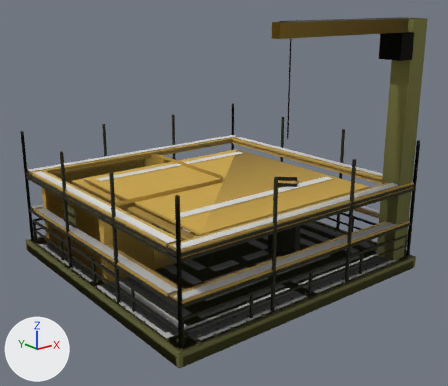
Renders of the glTF model assets/set_v5/meridian_radar_scaffolding.glb from each side of a commit.
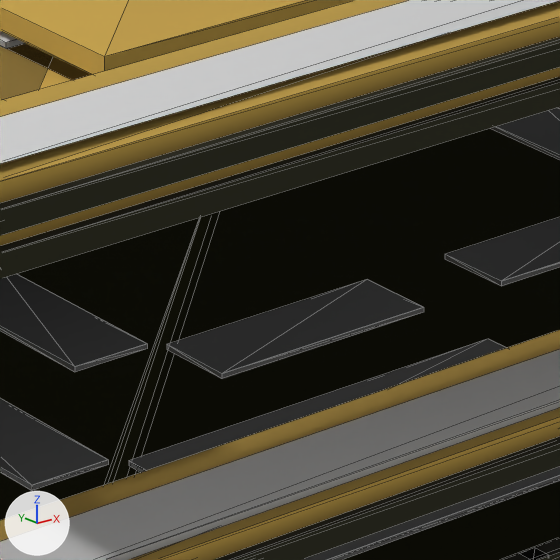
Each version is shown whole from a 50 mm camera at (-9.39, -12.16, 6.63) aimed at (-0.02, -0.45, 1.94), then close up on the part from 42% to 57% of the width and 59% to 76% of the height. Every picture has the same lights, and +X, +Y and +Z are marked at lower left. The last two pictures show the newer version. The close-ups show mesh edges as thin lines. Vertices at exactly the same position are counted once.

Objects in the first close-up: 'body', 'body.001', 'body.002'.
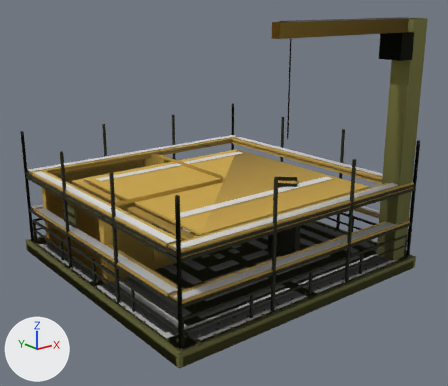
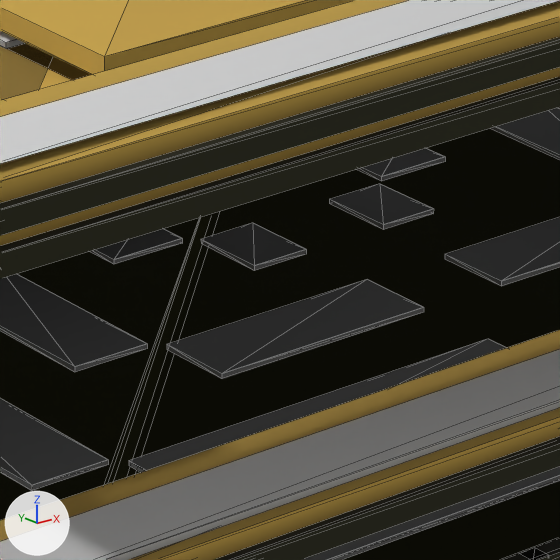
Changed parts and their boxes (x1, y1, x2, y2) in the close-ups (560 x 560 px):
part 1 of me_mesh_0, added
    after: (89, 229, 182, 264)
part 2 of me_mesh_0, added
    after: (201, 223, 306, 271)
part 3 of me_mesh_0, added
    after: (329, 184, 434, 230)
part 4 of me_mesh_0, added
    after: (356, 148, 445, 181)

What the commit changed:
me_mesh_0 is used by ob_body; parent ob_meridian_radar_scaffolding_lod0; location (0.0, 0.0, 0.0).
me_mesh_0 had 2520 vertices, 3156 faces and spanned x -3.7..3.7, y -3.7..3.7, z 0.0..6.22.
me_mesh_0 now has 2584 vertices, 3236 faces and spans x -3.7..3.7, y -3.7..3.7, z 0.0..6.22.
me_mesh_0 part 1: the loose piece of 8 vertices spanning x -1.2..-0.94, y -0.9..-0.15, z 0.3..0.32 is copied, and the copy is scaled about its middle by (1, 0.267, 1), then moved by (0.55, 0.27, 0.0); it spans x -0.65..-0.39, y -0.35..-0.15, z 0.3..0.32.
me_mesh_0 part 2: the loose piece of 8 vertices spanning x -1.2..-0.94, y -0.9..-0.15, z 0.3..0.32 is copied, and the copy is scaled about its middle by (0.769, 0.347, 1), then moved by (0.82, 0.01, 0.0); it spans x -0.35..-0.15, y -0.65..-0.39, z 0.3..0.32.
me_mesh_0 part 3: the loose piece of 8 vertices spanning x 0.15..0.9, y -1.2..-0.94, z 0.3..0.32 is copied, and the copy is scaled about its middle by (0.267, 1, 1), then moved by (-0.27, 0.55, 0.0); it spans x 0.15..0.35, y -0.65..-0.39, z 0.3..0.32.
me_mesh_0 part 4: the loose piece of 8 vertices spanning x 0.15..0.9, y -1.2..-0.94, z 0.3..0.32 is copied, and the copy is scaled about its middle by (0.347, 0.769, 1), then moved by (-0.01, 0.82, 0.0); it spans x 0.39..0.65, y -0.35..-0.15, z 0.3..0.32.
Other edits to the shape of me_mesh_0 do not show in these pictures.
